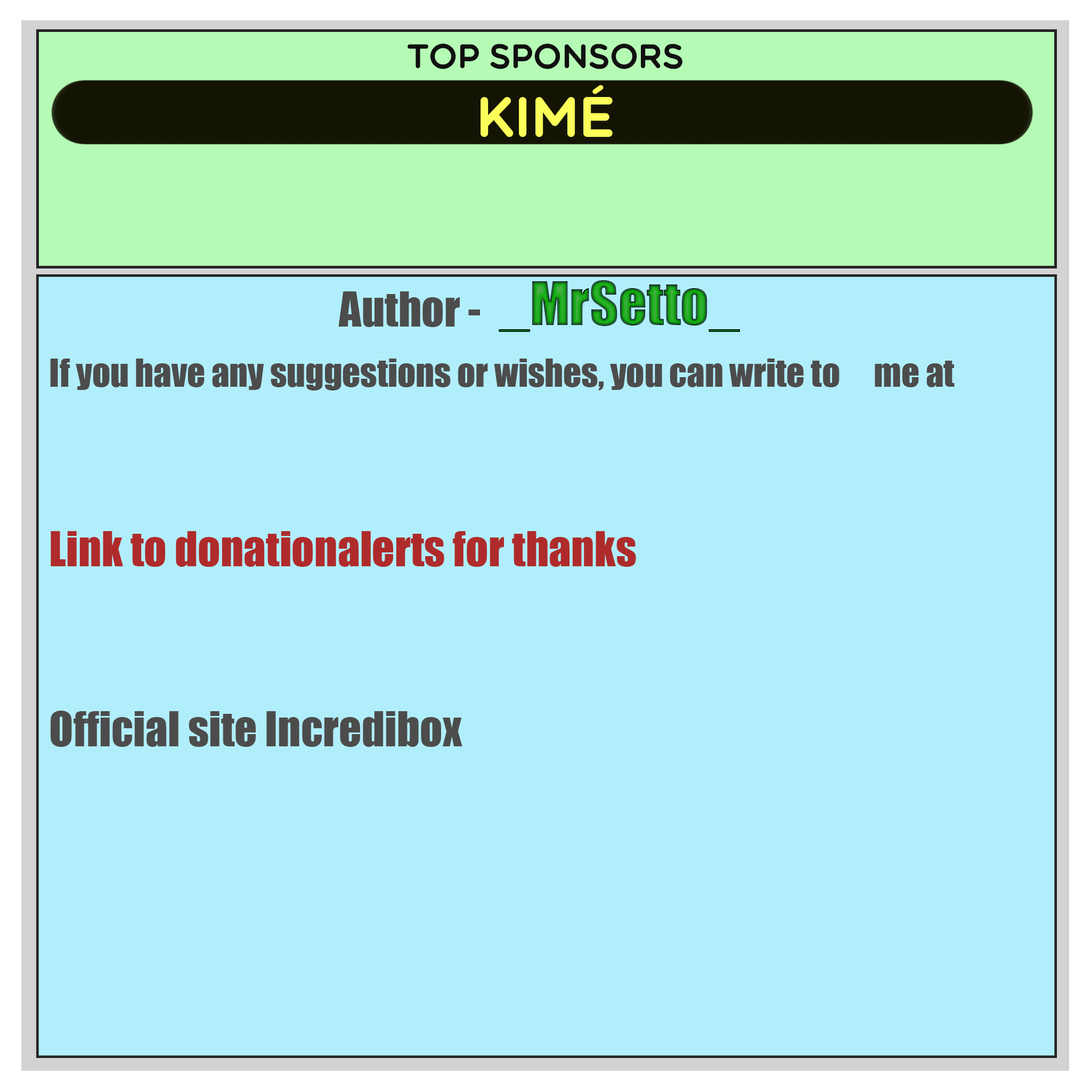
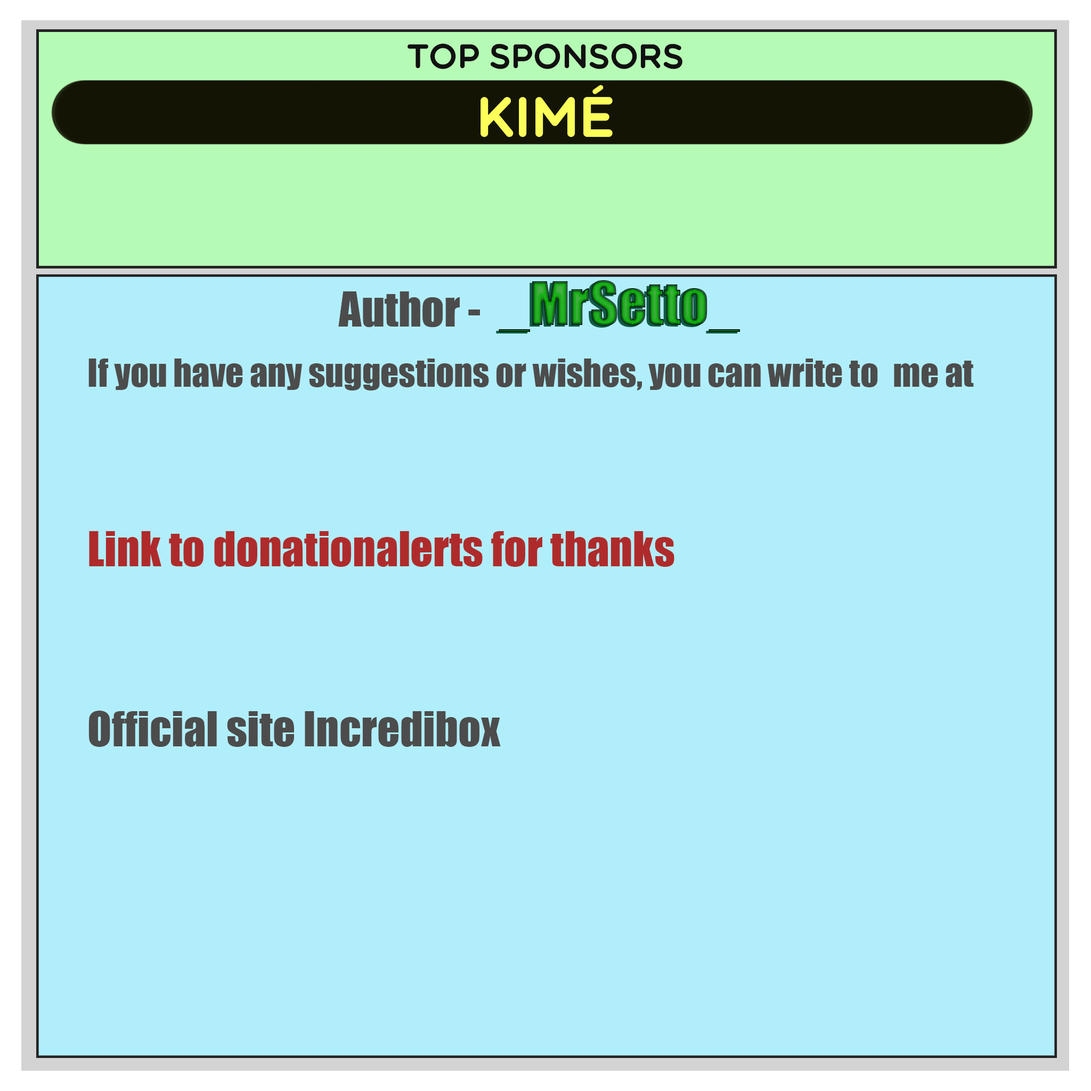
The second 1091 × 1091 image is a revision of the first. Changes to its layers:
painted on "Author - _MrSetto_ If you have any suggestion копия" over [50, 358, 956, 748]
renamed "Author - _MrSetto_ If you have any suggestion" to "Author - _MrSetto_ If you have any suggesti", showed it, painted on it over [50, 281, 975, 748]
